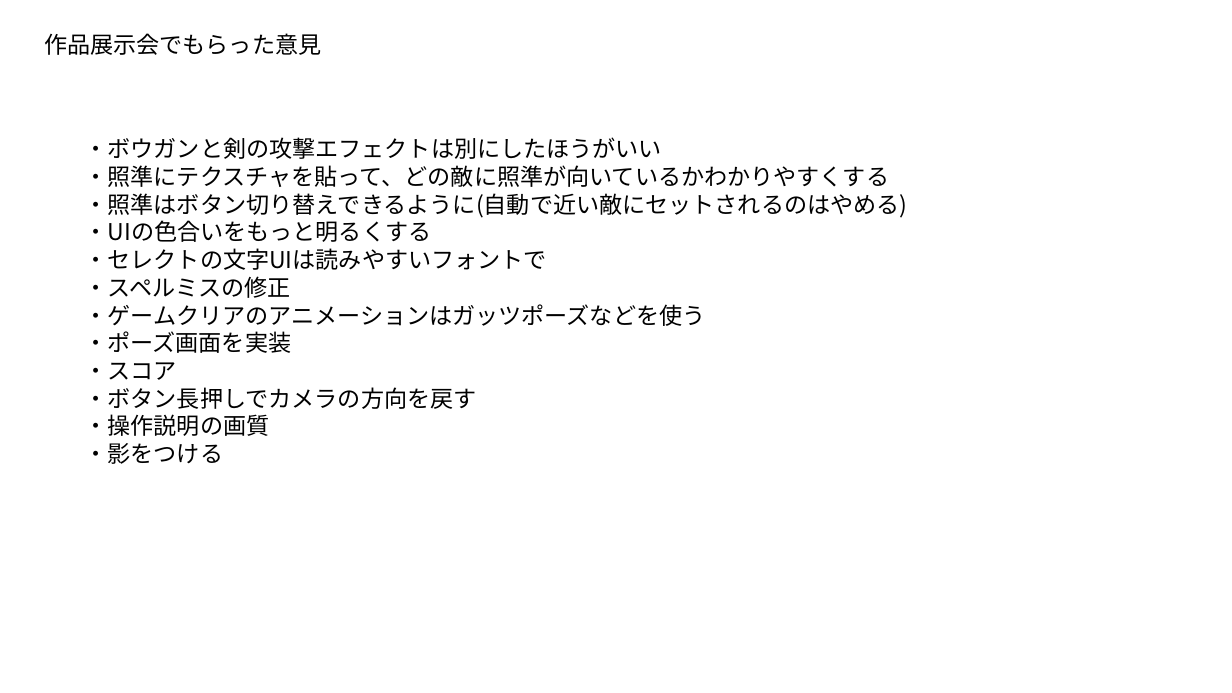
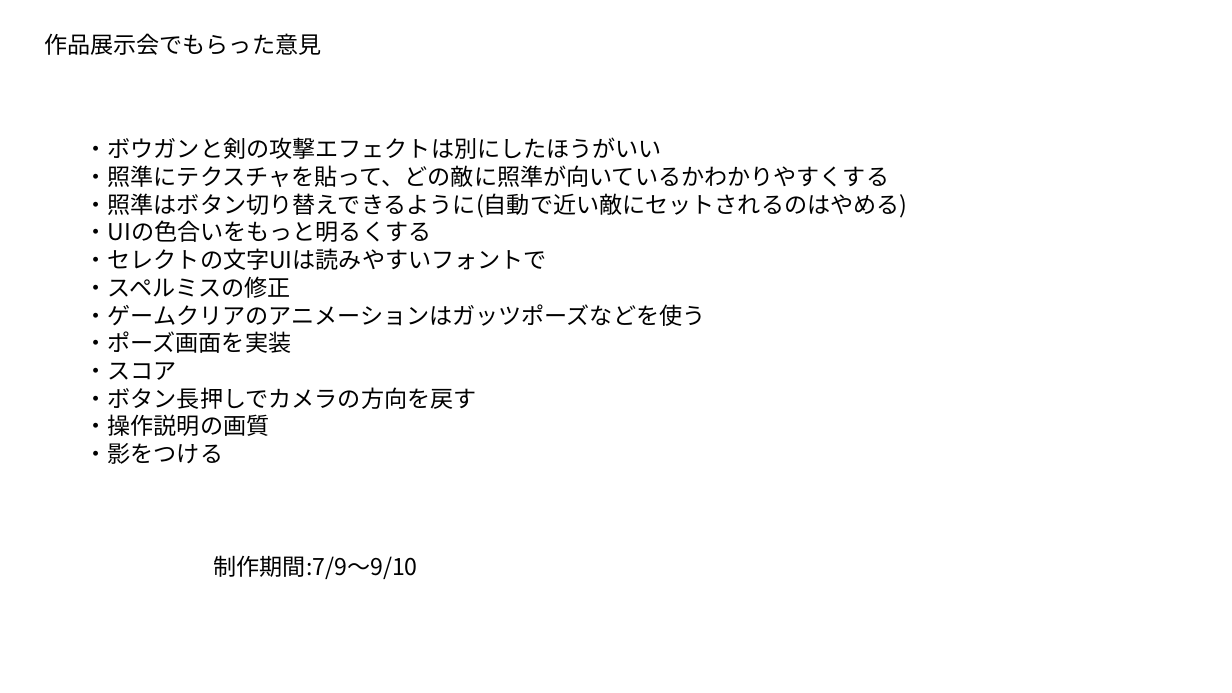
Before and after one commit to kakisawa/ProductionWork, a slide deck: slide 16 of 3DGame_2_Switching! S&B fight/Switching! S&B fight_仕様書.pptx. Drawn at 1232x693 pixels with LibreOffice and Linux fonts; fonts in the diff are those of the drawing. Boxes give left, top, right and bottom in pixels: in the first picture for what was removed or moved away, otherwise in the second. Text is boxed around its words. In the diff, an @@ line names an element or a change of style, - is before the commit and + after.

```diff
--- a/3DGame_2_Switching! S&B fight/Switching! S&B fight_仕様書.pptx
+++ b/3DGame_2_Switching! S&B fight/Switching! S&B fight_仕様書.pptx
@@ text added at [214,555,418,579], 18 pt, text #000000 @@
+制作期間:7/9～9/10
```
Also in this commit, not shown: 22 other files.
